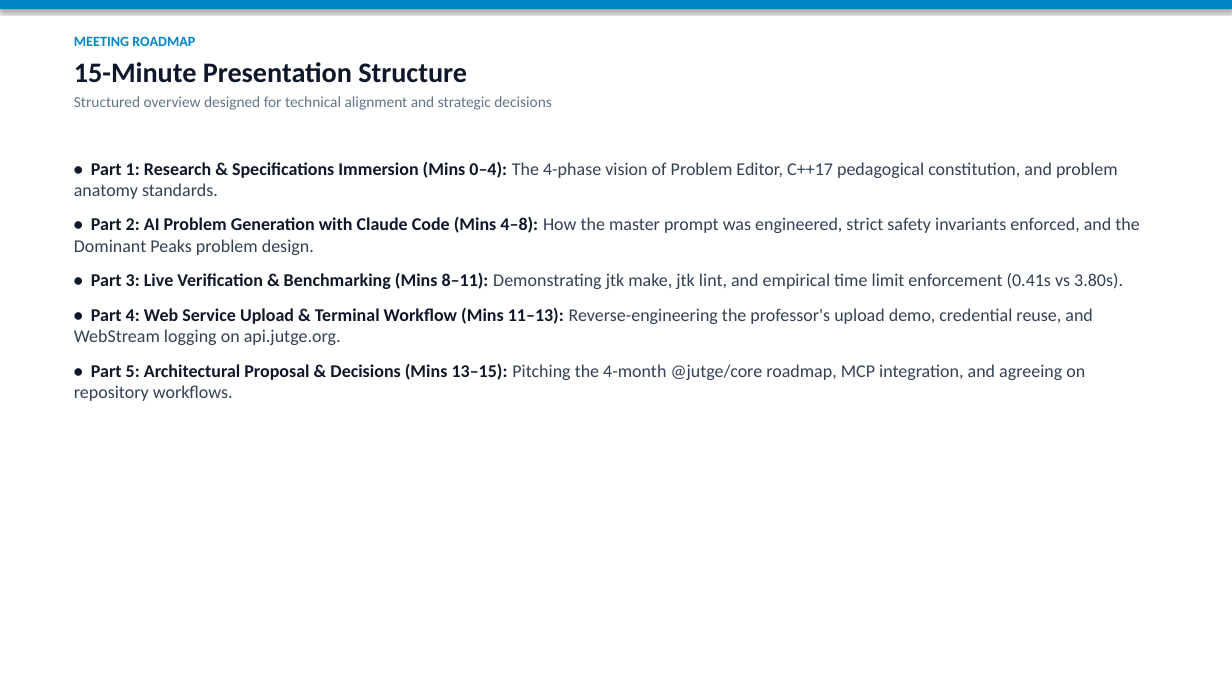
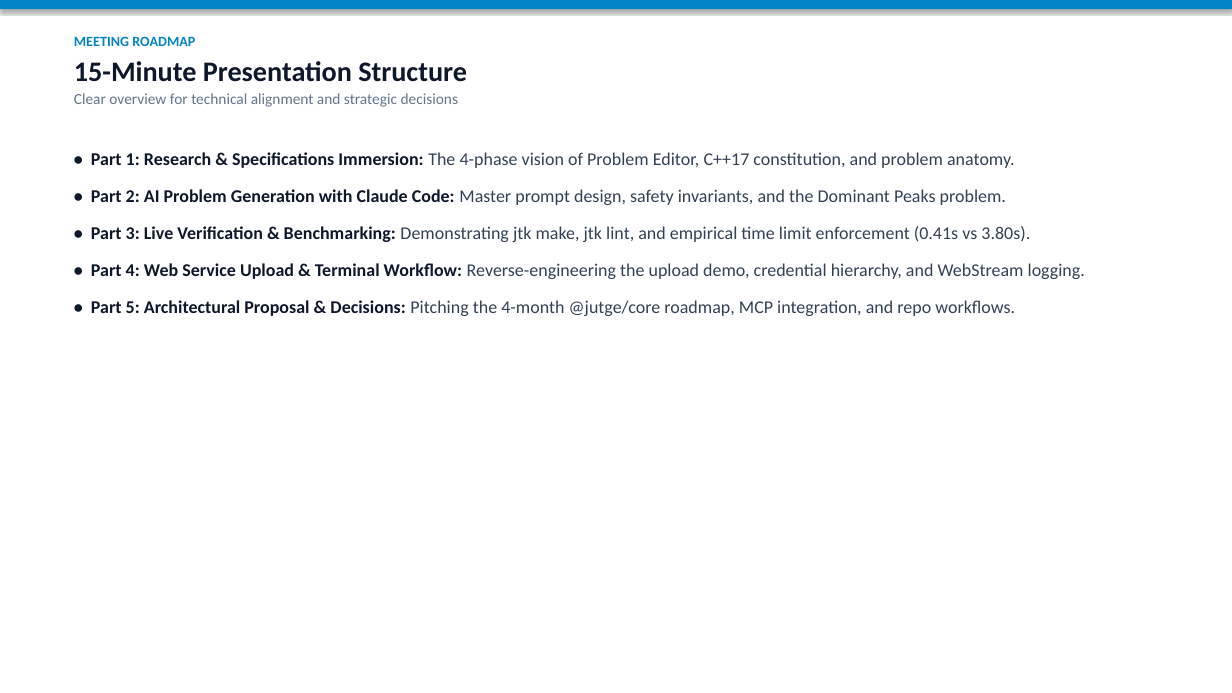
Before and after one commit to SuisSanem000/jutge-private, a slide deck: slide 3 of work/01-meeting-presentation-and-demo-20261112/meeting-summary-presentation.pptx. Drawn at 1232x693 pixels with LibreOffice and Linux fonts; fonts in the diff are those of the drawing. Boxes give left, top, right and bottom in pixels: in the first picture for what was removed or moved away, otherwise in the second. Text is boxed around its words. In the diff, an @@ line names an element or a change of style, - is before the commit and + after.

```diff
--- a/work/01-meeting-presentation-and-demo-20261112/meeting-summary-presentation.pptx
+++ b/work/01-meeting-presentation-and-demo-20261112/meeting-summary-presentation.pptx
@@ text at bbox=[74, 93, 458, 107]: text changed @@
-Structured overview designed for technical alignment and strategic decisions
+Clear overview for technical alignment and strategic decisions
@@ text at bbox=[91, 152, 1085, 316]: text changed @@
-• Part 1: Research & Specifications Immersion (Mins 0–4): The 4-phase vision of Problem Editor, C++17 pedagogical constitution, and problem anatomy standards.
-• Part 2: AI Problem Generation with Claude Code (Mins 4–8): How the master prompt was engineered, strict safety invariants enforced, and the Dominant Peaks problem design.
-• Part 3: Live Verification & Benchmarking (Mins 8–11): Demonstrating jtk make, jtk lint, and empirical time limit enforcement (0.41s vs 3.80s).
-• Part 4: Web Service Upload & Terminal Workflow (Mins 11–13): Reverse-engineering the professor's upload demo, credential reuse, and WebStream logging on api.jutge.org.
-• Part 5: Architectural Proposal & Decisions (Mins 13–15): Pitching the 4-month @jutge/core roadmap, MCP integration, and agreeing on repository workflows.
+• Part 1: Research & Specifications Immersion: The 4-phase vision of Problem Editor, C++17 constitution, and problem anatomy.
+• Part 2: AI Problem Generation with Claude Code: Master prompt design, safety invariants, and the Dominant Peaks problem.
+• Part 3: Live Verification & Benchmarking: Demonstrating jtk make, jtk lint, and empirical time limit enforcement (0.41s vs 3.80s).
+• Part 4: Web Service Upload & Terminal Workflow: Reverse-engineering the upload demo, credential hierarchy, and WebStream logging.
+• Part 5: Architectural Proposal & Decisions: Pitching the 4-month @jutge/core roadmap, MCP integration, and repo workflows.
```
Also in this commit, not shown: 29 other slides changed, 5 other files.
